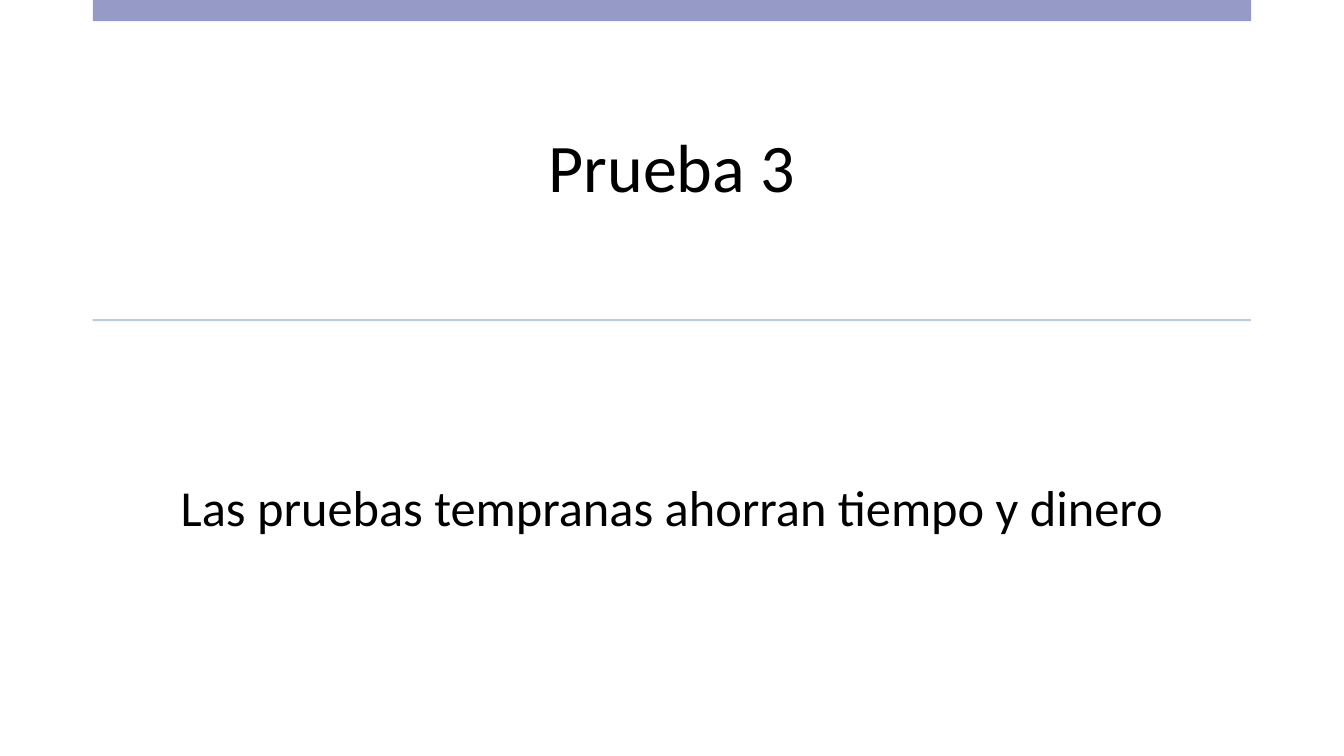
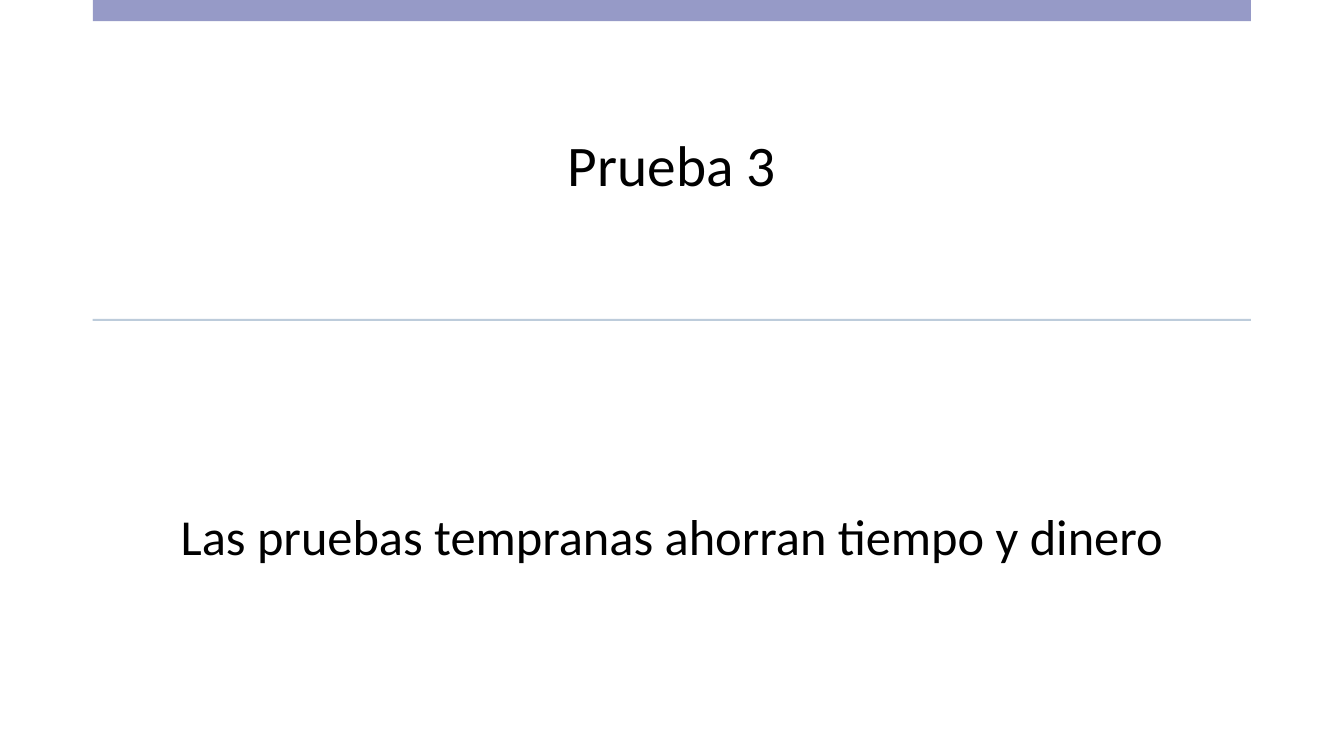
Before and after one commit to DAWEQUIPO5ENTORNOS/ProyectHtml, a slide deck: slide 4 of Equipo 5- STORY 1.pptx. Drawn at 1344x756 pixels with LibreOffice and Linux fonts; fonts in the diff are those of the drawing. Boxes give left, top, right and bottom in pixels: in the first picture for what was removed or moved away, otherwise in the second. Text is boxed around its words. In the diff, an @@ line names an element or a change of style, - is before the commit and + after.

```diff
--- a/Equipo 5- STORY 1.pptx
+++ b/Equipo 5- STORY 1.pptx
@@ rectangle at (x1=62, y1=0, x2=1293, y2=223): outline #E5EBF0 0.75 pt to #E5EBF0 0.74 pt @@
@@ text "Prueba 3" at (x1=568, y1=146, x2=776, y2=187): size 48.6 to 41 pt @@
@@ text "Las pruebas tempranas ahorran tiempo ..." moved from (x1=181, y1=491, x2=1163, y2=534) to (x1=181, y1=520, x2=1163, y2=563) @@
```
Also in this commit, not shown: 7 other slides changed, 1 other file.
